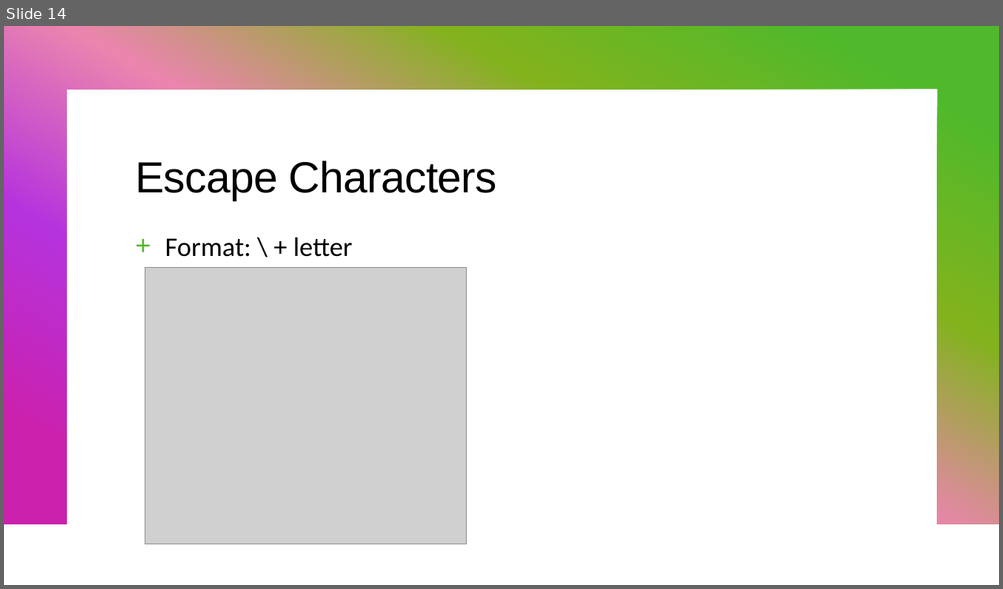
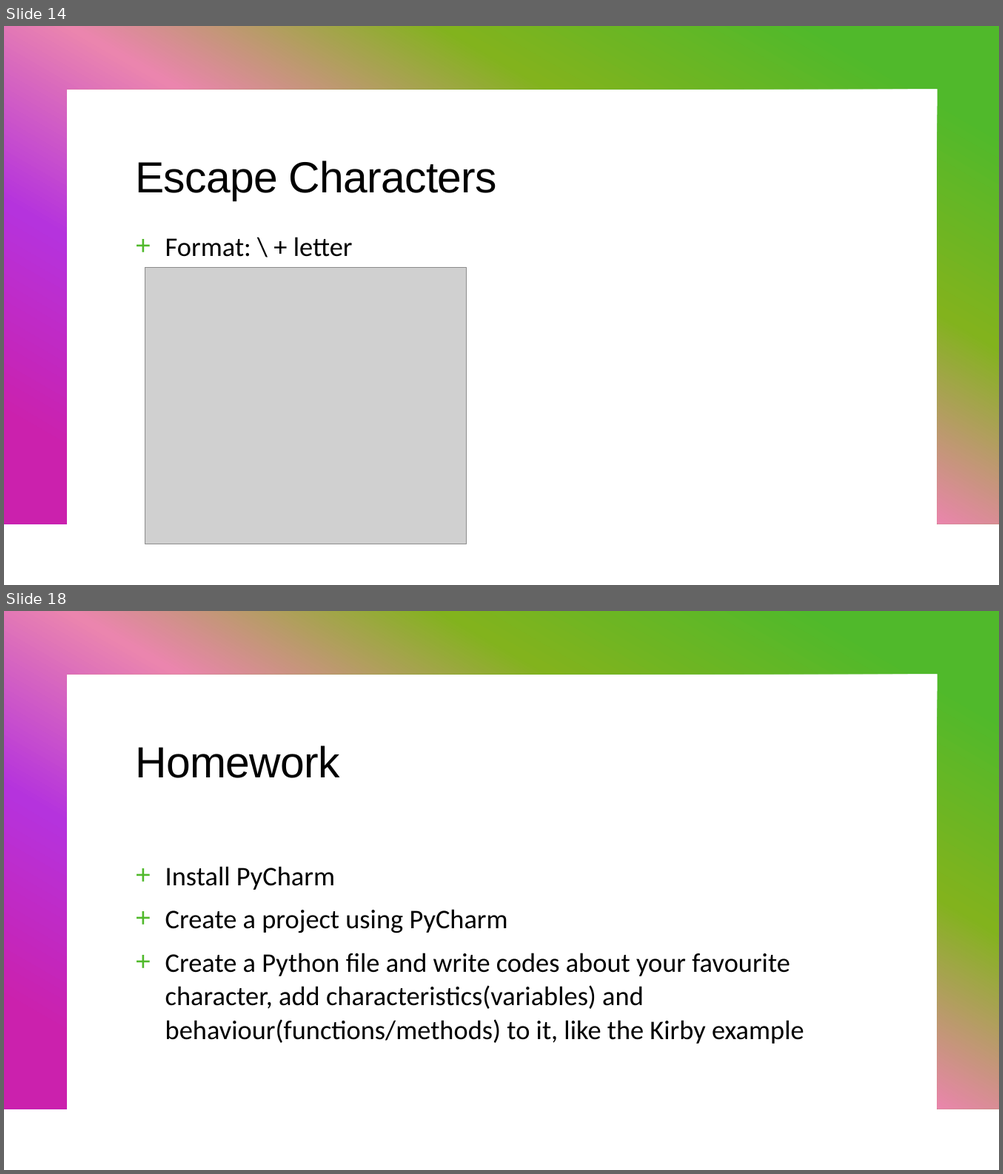
Before and after one commit to KarinaSang/Teaching, a slide deck: Python/Week1/Week1.pptx. Shown one above the other, each under a label of ours: slide 14 before the commit, slides 14 and 18 after it; the slides between them are not shown. The pictures are 1003x589 and 1003x1174 pixels, drawn with LibreOffice and Linux fonts; fonts in the diff are those of the drawing; grey boxes stand for pictures. Boxes give left, top, right and bottom in pixels: in the first picture for what was removed or moved away, otherwise in the second. Text is boxed around its words. In the diff, an @@ line names an element or a change of style, - is before the commit and + after.

Commit message:
updated python slides

```diff
--- a/Python/Week1/Week1.pptx
+++ b/Python/Week1/Week1.pptx
@@ slide 18 added at box(4, 611, 999, 1170), background #FFFFFF; not listed: 1 template element that a slide beside it also shows @@
@@ title added at box(135, 746, 339, 778), 42 pt, text #000000 @@
+Homework
@@ text added at box(165, 866, 804, 1044), 26 pt, text #000000 @@
++ Install PyCharm
++ Create a project using PyCharm
++ Create a Python file and write codes about your favourite character, add characteristics(variables) and behaviour(functions/methods) to it, like the Kirby example
```
Also in this commit, not shown: 1 slide changed, 2 other slides added, 1 other file.
